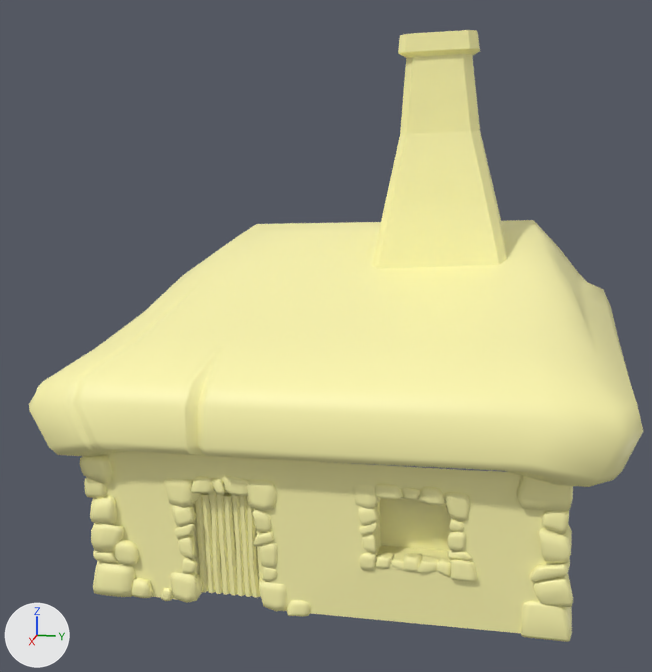
Before and after pictures for a commit that changed the FBX model Assets/Art/Models/environments/objects/house_2.fbx.
One viewpoint serves both versions: a 50 mm lens placed at (8.46, 1.23, 1.99), pointed at (0.55, -0.35, 0.02). Arrows for +X, +Y and +Z are at lower left; the lights stay in place. Where no turn or scale is listed for an object, it has been applied to the vertices.

In view in the first picture: 'house_2'.
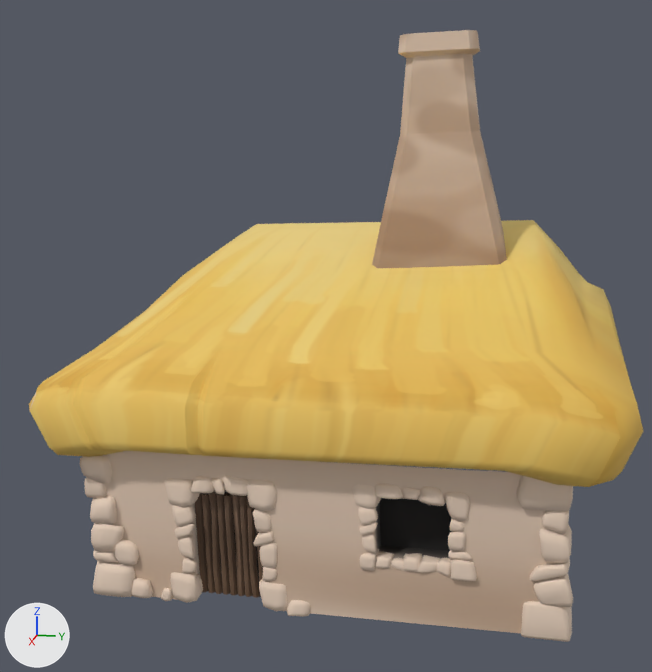
The change in detail:
Picture 'house_2_textures.png' (img_house_2_textures_png) is new.
Material 'Material.006' (mat_material_006) is new.
Its texture is img_house_2_textures_png.
Its roughness is 0.816.
me_cube_006 has 3667 vertices, 3502 faces and spans x -1.88..2.65, y -2.49..2.37, z -1.86..2.71.
me_cube_006 no longer uses material mat_material_007 (beige #fff9b0).
me_cube_006 now uses material mat_material_006 (picture img_house_2_textures_png).

Where the change shows, as pixel boxes [x1, y1, x2, y2] in the pictures (652 x 672 px):
'house_2', recoloured (beige to orange): [29, 30, 643, 642] in both
